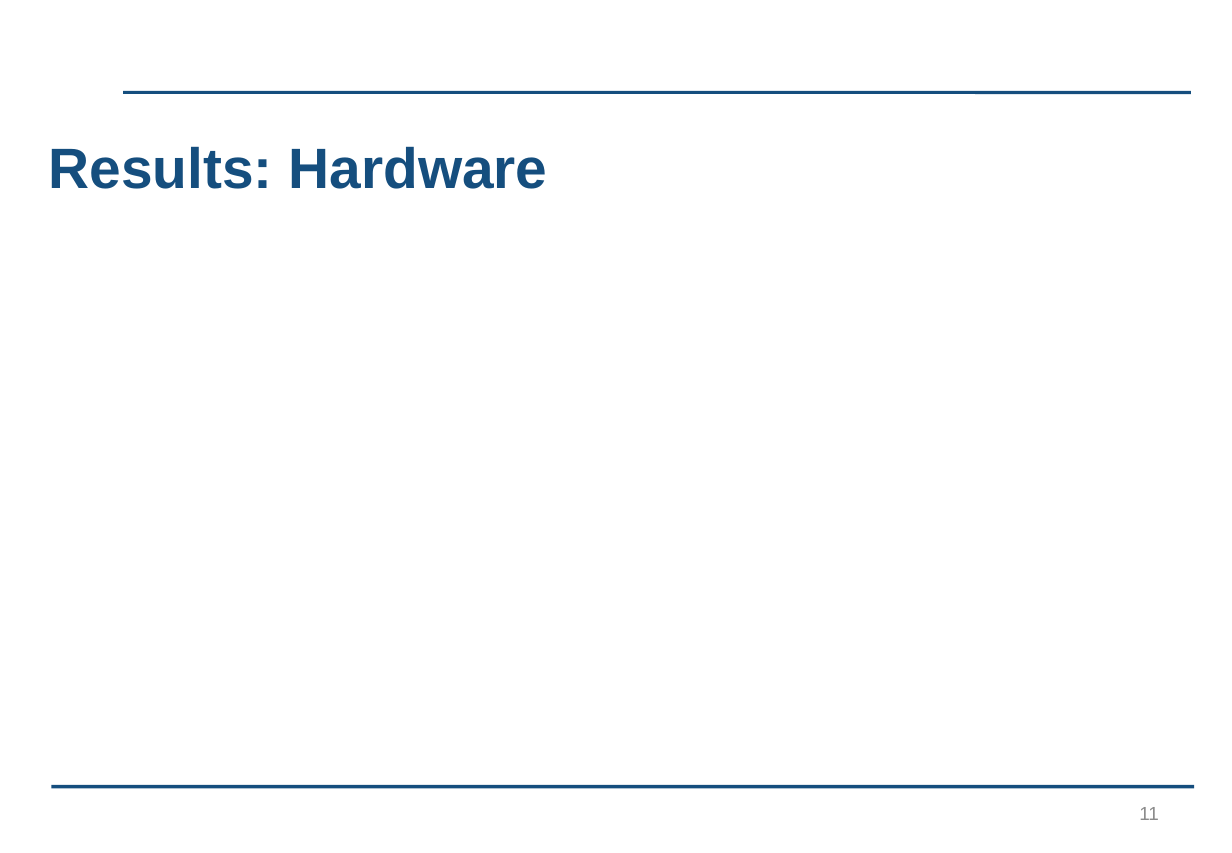
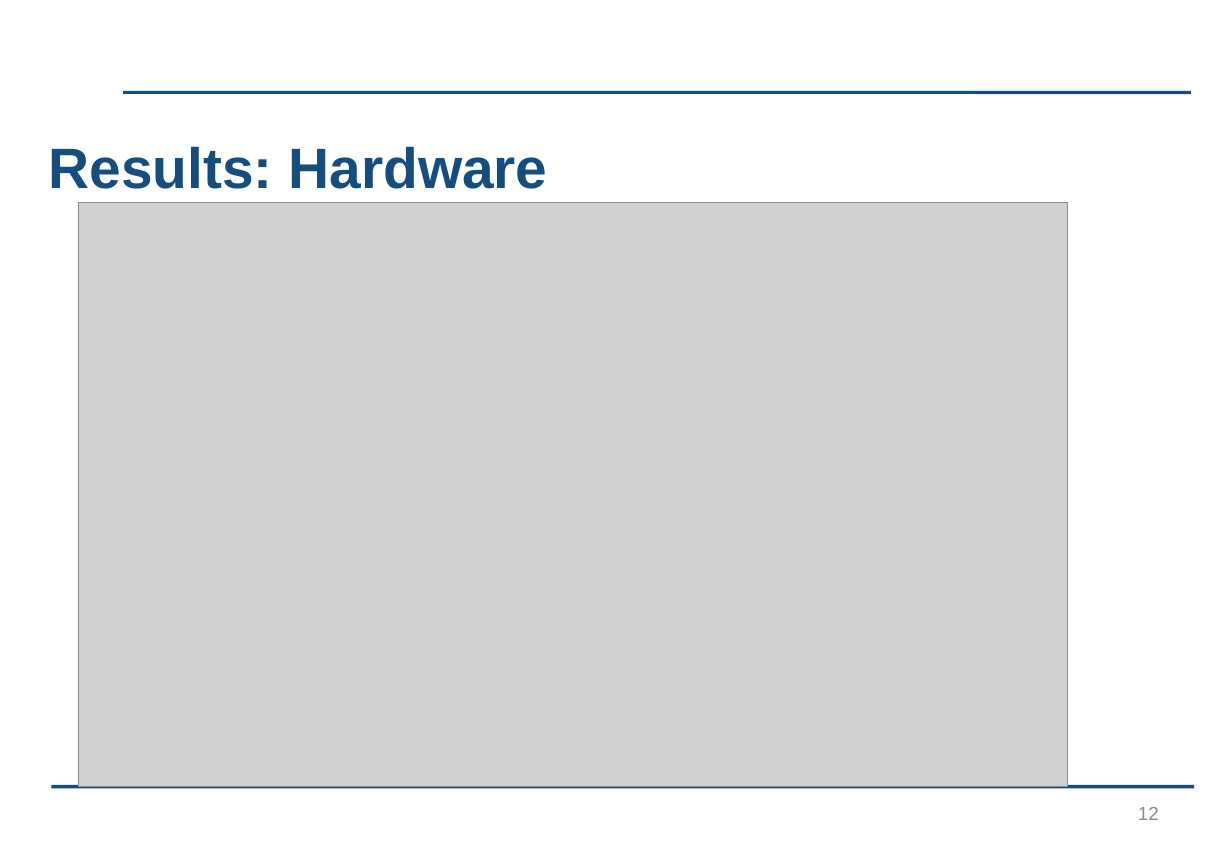
Before and after one commit to kayjayB/I_cant_hear_you, a slide deck: slide 12 of Presentation/Lab Project Presentation.pptx (slide 11 before the commit). Drawn at 1232x853 pixels with LibreOffice and Linux fonts; fonts in the diff are those of the drawing; grey boxes stand for pictures; background and template pictures are left out. Boxes give left, top, right and bottom in pixels: in the first picture for what was removed or moved away, otherwise in the second. Text is boxed around its words. In the diff, an @@ line names an element or a change of style, - is before the commit and + after.

```diff
--- a/Presentation/Lab Project Presentation.pptx
+++ b/Presentation/Lab Project Presentation.pptx
@@ picture added at [78, 202, 1068, 787] @@
@@ page number at [1138, 807, 1159, 820]: text changed @@
-11
+12
```
Also in this commit, not shown: 2 other slides changed, 2 slides added.
